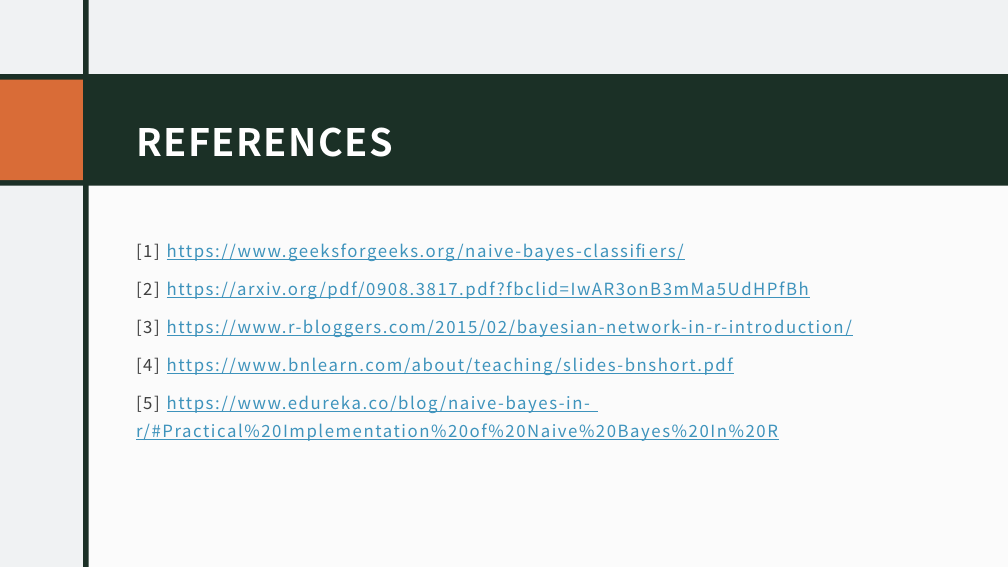
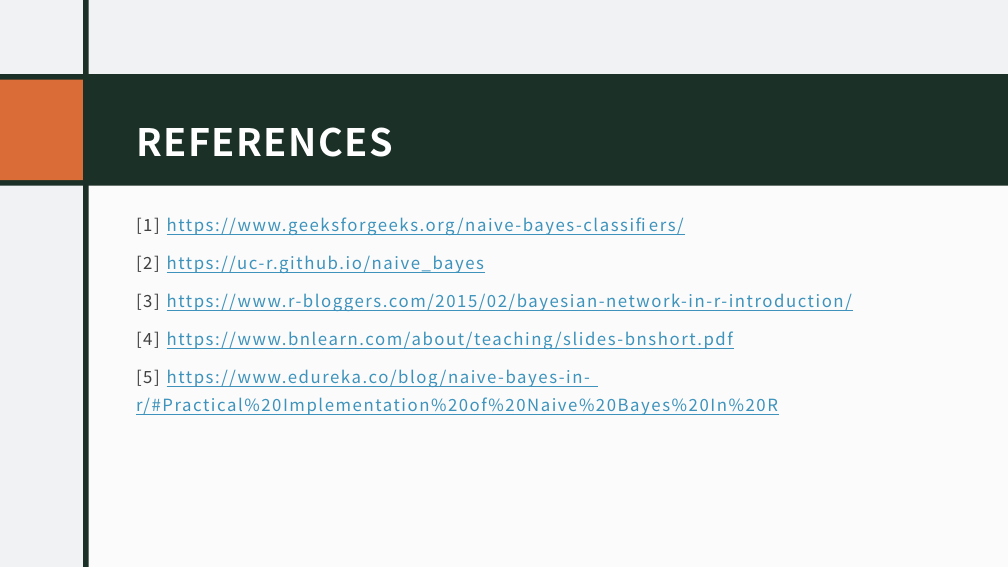
Before and after one commit to bprudil/INFO-523-Final-Project-, a slide deck: slide 11 of Final Presentation .pptx (slide 10 before the commit). Drawn at 1008x567 pixels with LibreOffice and Linux fonts; fonts in the diff are those of the drawing. Boxes give left, top, right and bottom in pixels: in the first picture for what was removed or moved away, otherwise in the second. Text is boxed around its words. In the diff, an @@ line names an element or a change of style, - is before the commit and + after.

```diff
--- a/Final Presentation .pptx
+++ b/Final Presentation .pptx
@@ text "[1] https://www.geeksforgeeks.org/naive-bayes-classifiers/": place and size @@
-text "[1] https://www.geeksforgeeks.org/naive-bayes-classifiers/" at (136, 243, 852, 441)
+text "[1] https://www.geeksforgeeks.org/naive-bayes-classifiers/" at (136, 217, 852, 415)
@@ text at (136, 255, 484, 273): text changed @@
-[2] https://arxiv.org/pdf/0908.3817.pdf?fbclid=IwAR3onB3mMa5UdHPfBh
+[2] https://uc-r.github.io/naive_bayes
```
Also in this commit, not shown: 6 other slides changed, 2 slides added, 1 slide removed.
